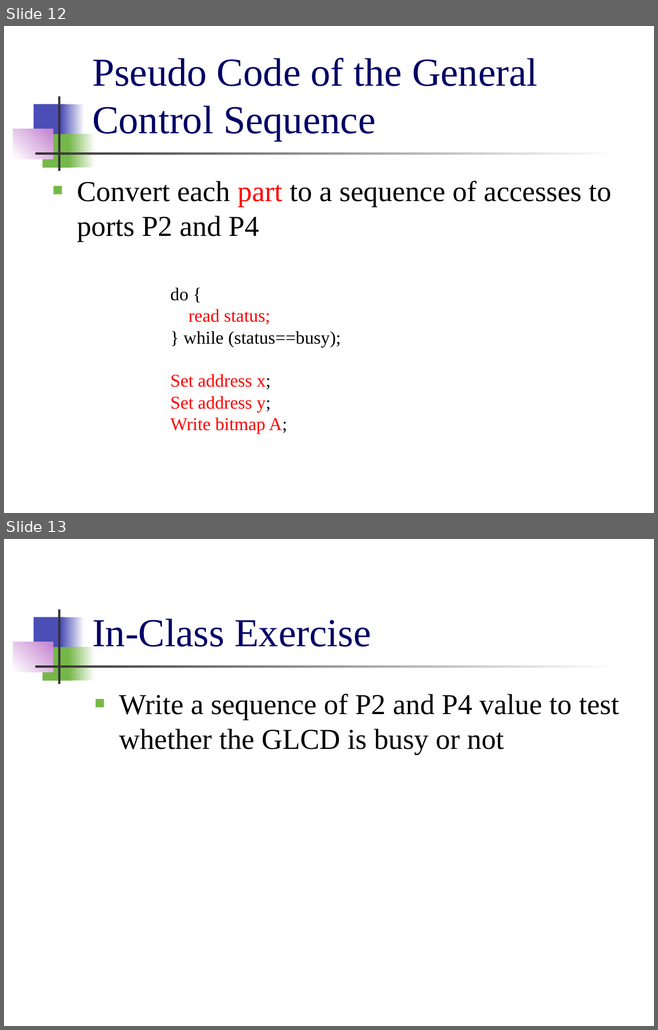
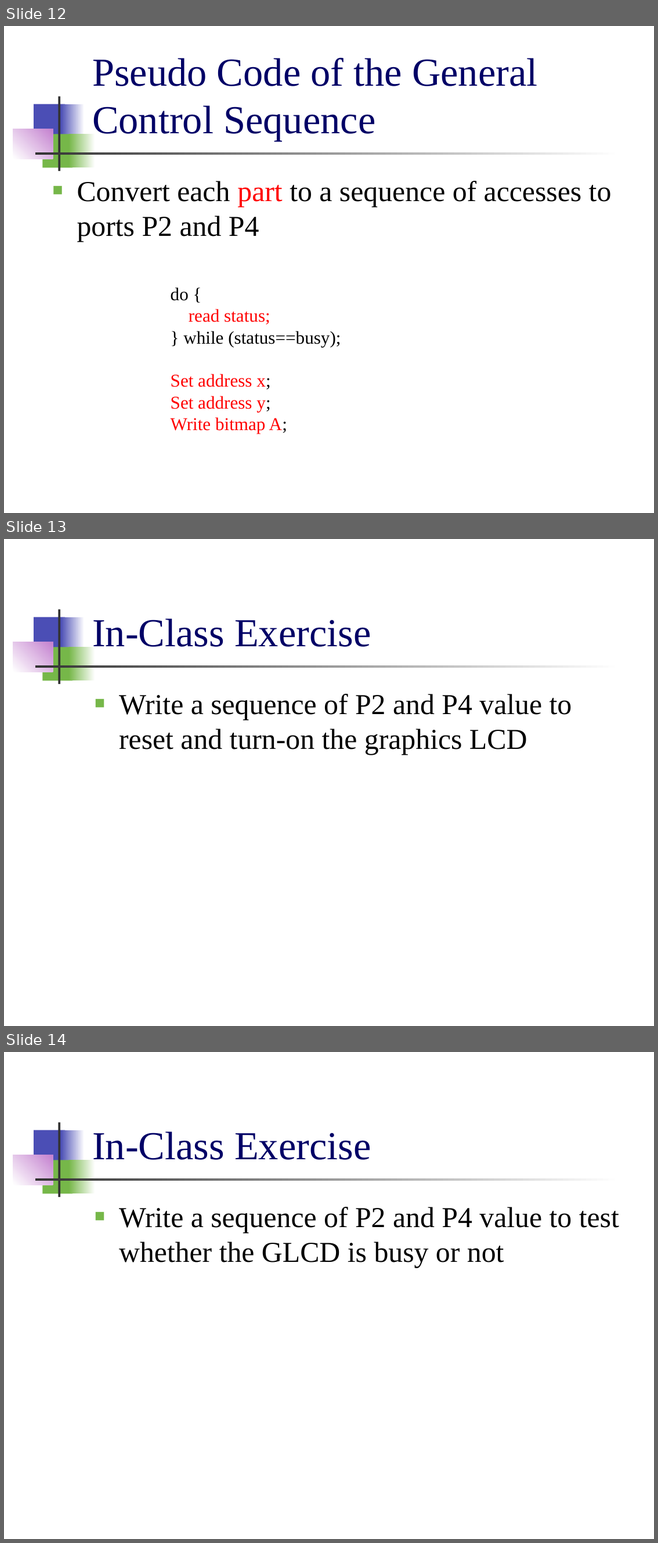
Before and after one commit to CGUSystemCourses/Micro_Lab-2018, a slide deck: Labs/Lab06-Graphics_LCD/Lab06-Graphics_LCD.pptx. Shown one above the other, each under a label of ours: slides 12 and 13 before the commit, slides 12, 13 and 14 after it. The pictures are 658x1030 and 658x1543 pixels, drawn with LibreOffice and Linux fonts; fonts in the diff are those of the drawing. Boxes give left, top, right and bottom in pixels: in the first picture for what was removed or moved away, otherwise in the second. Text is boxed around its words. In the diff, an @@ line names an element or a change of style, - is before the commit and + after.

```diff
--- a/Labs/Lab06-Graphics_LCD/Lab06-Graphics_LCD.pptx
+++ b/Labs/Lab06-Graphics_LCD/Lab06-Graphics_LCD.pptx
@@ slide 13 added at (4, 539, 654, 1026), background #FFFFFF; not listed: 7 template elements that a slide beside it also shows @@
@@ title added at (92, 618, 371, 647), 44 pt, text #000066 @@
+In-Class Exercise
@@ text added at (119, 694, 572, 755), 32 pt, text #000000 @@
+■ Write a sequence of P2 and P4 value to reset and turn-on the graphics LCD
@@ what was slide 13 is now slide 14 @@
```
Also in this commit, not shown: 1 other slide added, 7 other files.
